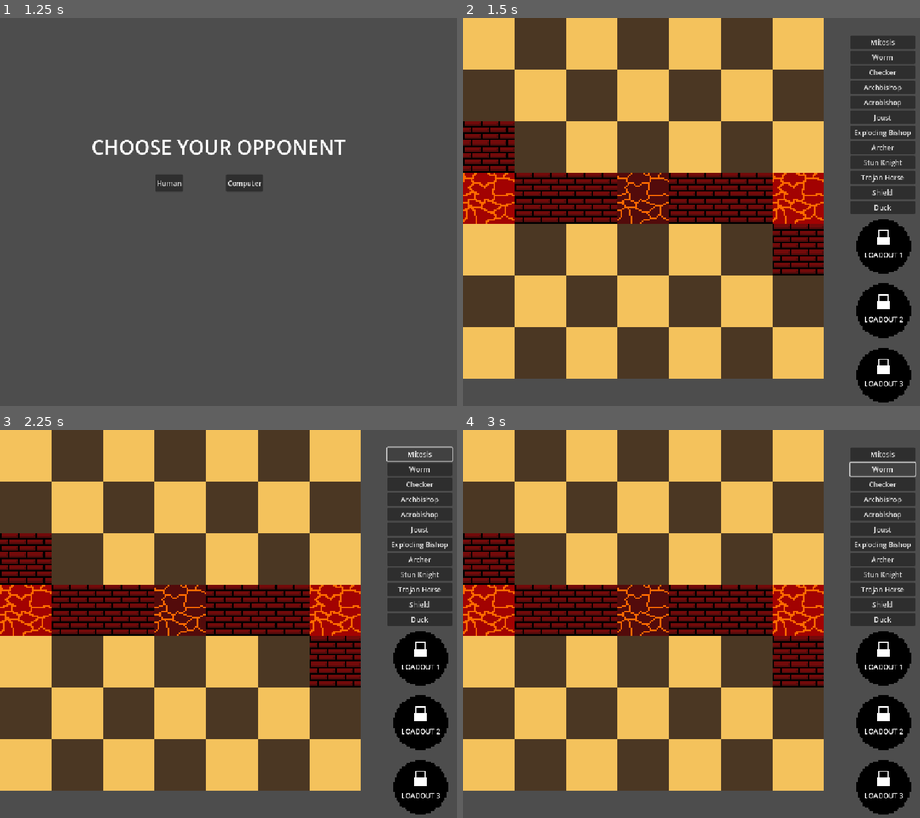
Above: before the commit, frames 1-4 (two rows, left to right).
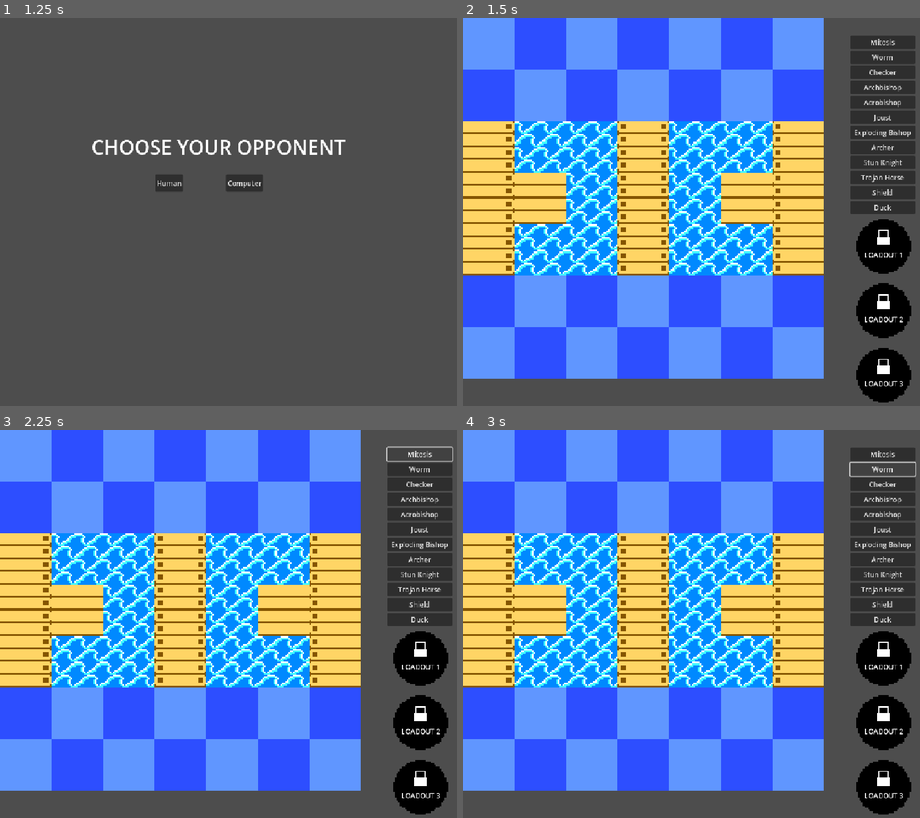
Above: after the commit, the same moments.

Repository: Wyadox/TurnBasedLite
Game: Godot game, scene res://scenes/main_menu.tscn
Two runs of this game, one before a commit and one after it. Both use one fixed random seed, a clock stepped at 60 frames per second and the inputs below.
Inputs:
- Up to frame 1 (1.25 s): click "Start" at 0.5 s
- Up to frame 2 (1.5 s): click "Human" at 1.25 s
- Up to frame 3 (2.25 s): click "Mitosis" at 2 s
- Up to frame 4 (3 s): click "Worm" at 2.75 s

Frame 1 is identical in both runs. In frame 2, 71% of the frame differs, in the area x 0-79%, y 0-93%; in frame 3, 71%; in frame 4, 71%.

Commit message:
something idk

Diff:
--- a/chess-game/scripts/board.gd
+++ b/chess-game/scripts/board.gd
@@ -19,7 +19,7 @@
 	FOREST,
 	WALL
 }
-var selected_board: BOARD_TYPE = BOARD_TYPE.WALL
+var selected_board: BOARD_TYPE = BOARD_TYPE.RIVER
 const CELL_SIZE = 120
 
 const BOARD_HEIGHT = 7
@@ -154,6 +154,7 @@
 		return
 	for piece in pieces:
 		if piece and piece.board_position == pos:
+			#print("piece is " +str(piece.piece_type))
 			return piece
 
 func on_capture(dest_piece, selected_piece, board):
--- a/chess-game/scripts/game.gd
+++ b/chess-game/scripts/game.gd
@@ -189,10 +189,13 @@
 	var jumped_piece_location
 	var shield_king_killed = false
 
+
 	if valid_move(old_pos, to_move):
 		# For valid move:
 		# - if target has piece, then replace it
 		var dest_piece = board.get_piece(to_move)
+		#if dest_piece:
+		#	print("color is " +dest_piece.color)
 		# If piece is checker, delete the jumped piece
 		if selected_piece.piece_type == Globals.PIECE_TYPES.CHECKER:
 			var delta = to_move - old_pos
@@ -264,15 +267,17 @@
 		and
 		to_pos not in src_piece.get_threatened_positions()
 	):
+
 		return false
 
 	var dest_piece = board.get_piece(to_pos)
-	if dest_piece != null and ((board.piece_is_protected(dest_piece) && src_piece.piece_type != Globals.PIECE_TYPES.EXPLODING_BISHOP) or dest_piece.piece_type == Globals.PIECE_TYPES.DUCK): #and dest_piece != Globals.PIECE_TYPES.WATER and dest_piece != Globals.PIECE_TYPES.MAGMA_HIGH and dest_piece != Globals.PIECE_TYPES.MAGMA_MED and dest_piece != Globals.PIECE_TYPES.MAGMA_LOW and dest_piece != Globals.PIECE_TYPES.BRICKS and dest_piece != Globals.PIECE_TYPES.TREE:
+#	print("dest piece is " +str(dest_piece.piece_type))
+	if dest_piece != null and ((board.piece_is_protected(dest_piece) && src_piece.piece_type != Globals.PIECE_TYPES.EXPLODING_BISHOP) or dest_piece.piece_type == Globals.PIECE_TYPES.DUCK or (dest_piece.piece_type != Globals.PIECE_TYPES.WATER and src_piece.piece_type != Globals.PIECE_TYPES.DUCK) or dest_piece.piece_type != Globals.PIECE_TYPES.MAGMA_HIGH or dest_piece.piece_type != Globals.PIECE_TYPES.MAGMA_MED or dest_piece.piece_type != Globals.PIECE_TYPES.MAGMA_LOW or dest_piece.piece_type != Globals.PIECE_TYPES.BRICKS or dest_piece.piece_type != Globals.PIECE_TYPES.TREE):
 		return false
 
 
 	var dst_piece = board_copy.get_piece(to_pos)
-	if dst_piece != null: #and dst_piece != Globals.PIECE_TYPES.WATER and dst_piece != Globals.PIECE_TYPES.MAGMA_HIGH and dst_piece != Globals.PIECE_TYPES.MAGMA_MED and dst_piece != Globals.PIECE_TYPES.MAGMA_LOW and dst_piece != Globals.PIECE_TYPES.BRICKS and dst_piece != Globals.PIECE_TYPES.TREE:
+	if dst_piece != null and dst_piece.piece_type != Globals.PIECE_TYPES.WATER and dst_piece.piece_type != Globals.PIECE_TYPES.MAGMA_HIGH and dst_piece.piece_type != Globals.PIECE_TYPES.MAGMA_MED and dst_piece.piece_type != Globals.PIECE_TYPES.MAGMA_LOW and dst_piece.piece_type != Globals.PIECE_TYPES.BRICKS and dst_piece.piece_type != Globals.PIECE_TYPES.TREE:
 		board_copy.delete_piece(dst_piece)
 	src_piece.move_position(to_pos)
 
